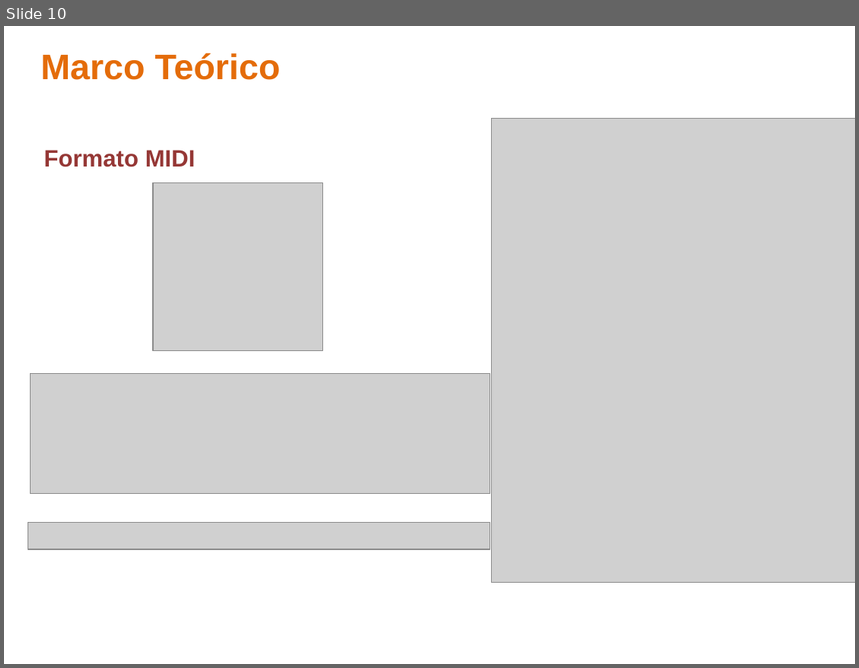
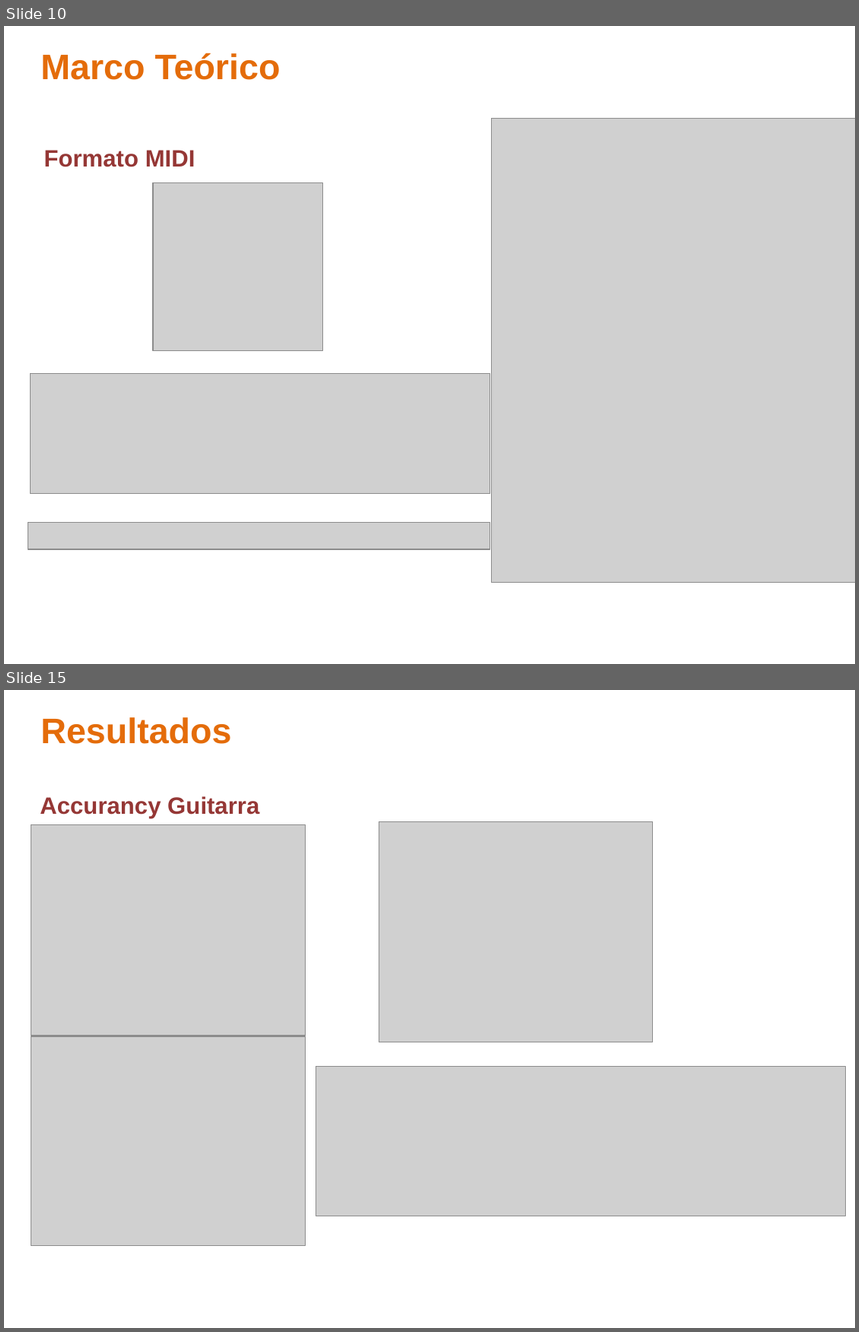
Before and after one commit to ealn/Tesis, a slide deck: Presentacion.pptx. Shown one above the other, each under a label of ours: slide 10 before the commit, slides 10 and 15 after it; the slides between them are not shown. The pictures are 859x668 and 859x1332 pixels, drawn with LibreOffice and Linux fonts; fonts in the diff are those of the drawing; grey boxes stand for pictures; background and template pictures are left out. Boxes give left, top, right and bottom in pixels: in the first picture for what was removed or moved away, otherwise in the second. Text is boxed around its words. In the diff, an @@ line names an element or a change of style, - is before the commit and + after.

```diff
--- a/Presentacion.pptx
+++ b/Presentacion.pptx
@@ slide 15 added at (4,690,855,1328), background picture (left out) @@
@@ text added at (40,717,231,744), 30 pt, text #E46C0A, bold @@
+Resultados
@@ text added at (40,796,259,818), 20 pt, text #953735, bold @@
+Accurancy Guitarra
@@ picture added at (31,825,305,1037) @@
@@ picture added at (379,822,652,1043) @@
@@ picture added at (31,1037,305,1246) @@
@@ picture added at (316,1066,846,1216) @@
```
Also in this commit, not shown: 9 slides changed, 8 other slides added, 4 slides removed, 6 other files.
